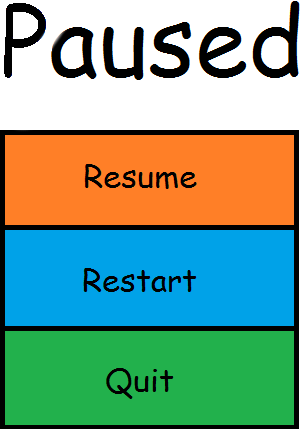
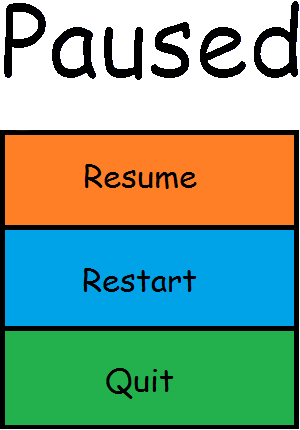
Two versions of the same layered image (300 x 430). Layer-by-layer changes:
removed layer "Pasted Layer" over bbox(37, 1, 300, 80)
painted on "Background" over bbox(37, 1, 300, 80)
